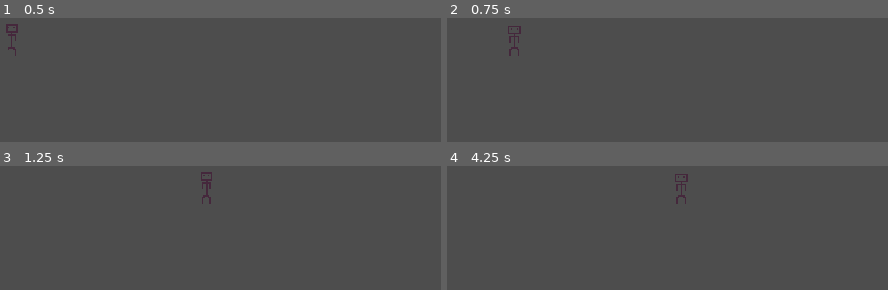
Above: before the commit, frames 1-4 (two rows, left to right).
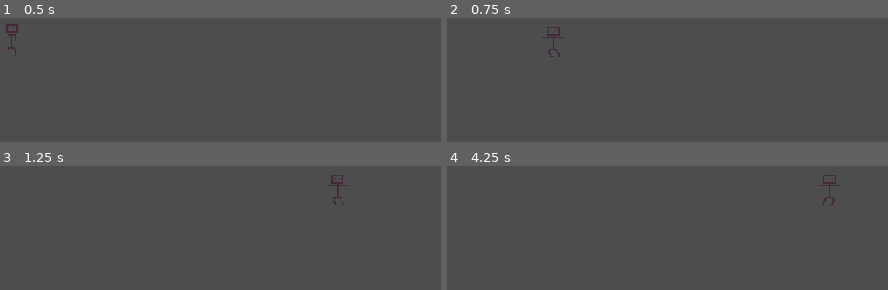
Above: after the commit, the same moments.

Repository: ShlimerAFK/GameJam
Game: Godot game, scene res://scenes/scene_1.tscn
Same seed, same stepped clock (60 frames per second), same inputs: the game is played once before the commit and once after it.
Inputs:
- Up to frame 1 (0.5 s): no input
- Up to frame 2 (0.75 s): tap Enter at 0.5 s; hold D (right) from 0.53 s (still down); hold Shift (run, bound only after the commit) from 0.53 s (still down)
- Up to frame 3 (1.25 s): keep holding D (right); keep holding Shift (run, bound only after the commit)
- Up to frame 4 (4.25 s): tap Space at 1.25, 2.75 s; release D (right) at 1.28 s; release Shift (run, bound only after the commit) at 1.28 s; hold S (down) 1.28-2.03 s; tap Shift (run, bound only after the commit) at 1.35, 2.85 s; tap Enter at 2, 3.5 s; hold D (right) 2.03-2.78 s; hold Shift (run, bound only after the commit) 2.03-2.78 s; hold W (up) 2.78-3.53 s; hold A (left) from 3.53 s (still down); hold Shift (run, bound only after the commit) from 3.53 s (still down)

Frame 1 is identical in both runs. In frame 2, 0.5% of the frame differs, in the area x 13-27%, y 6-32%; in frame 3, 0.5%, in the area x 45-79%, y 4-32%; in frame 4, 0.5%.

Commit message:
Updated player movement

Diff:
--- a/project.godot
+++ b/project.godot
@@ -48,7 +48,13 @@
 }
 interact={
 "deadzone": 0.2,
-"events": []
+"events": [Object(InputEventKey,"resource_local_to_scene":false,"resource_name":"","device":16,"window_id":0,"alt_pressed":false,"shift_pressed":false,"ctrl_pressed":false,"meta_pressed":false,"pressed":false,"keycode":0,"physical_keycode":69,"key_label":0,"unicode":0,"location":0,"echo":false,"script":null)
+]
+}
+run={
+"deadzone": 0.2,
+"events": [Object(InputEventKey,"resource_local_to_scene":false,"resource_name":"","device":16,"window_id":0,"alt_pressed":false,"shift_pressed":false,"ctrl_pressed":false,"meta_pressed":false,"pressed":false,"keycode":0,"physical_keycode":4194325,"key_label":0,"unicode":0,"location":0,"echo":false,"script":null)
+]
 }
 
 [physics]
--- a/scripts/idleState.gd
+++ b/scripts/idleState.gd
@@ -1,4 +1,6 @@
 extends State
+
+class_name IdleState
 
 func enter():
 	print("entered idle state")
@@ -11,7 +13,8 @@
 	pass
 
 func physics_update(delta: float):
-	pass
+
+	player.move_and_slide()
 
 func handle_input(event: InputEvent):
 	if event.is_action_pressed("up") or event.is_action_pressed("down") or event.is_action_pressed("left") or event.is_action_pressed("right"):
--- a/scripts/runState.gd
+++ b/scripts/runState.gd
@@ -1 +1,39 @@
 extends State
+
+class_name RunState
+
+const SPEED = 40000
+
+@onready var idle_timer = $"../../IdleTimer"
+
+func enter():
+	print("entered run state")
+	animation.play("run")
+
+func exit():
+	pass
+
+func update(delta: float):
+	pass
+
+func physics_update(delta: float):
+	var direction := Input.get_vector("left", "right", "up", "down")
+
+	if player.velocity.x > 0:
+		animation.flip_h = true
+	elif player.velocity.x < 0:
+		animation.flip_h = false
+
+	player.velocity = direction * SPEED * delta
+
+	player.move_and_slide()
+
+	if not player.velocity == Vector2(0,0)	:
+		idle_timer.start(0.2)
+
+func handle_input(event: InputEvent):
+	pass
+
+func _on_idle_timer_timeout() -> void:
+
+	state_machine.change_state("IdleState")
--- a/scripts/walkState.gd
+++ b/scripts/walkState.gd
@@ -2,10 +2,13 @@
 
 class_name WalkState
 
-const SPEED = 400
+var speed = 20000
+
+@onready var idle_timer = $"../../IdleTimer"
 
 func enter():
 	print("entered walk state")
+	animation.play("walk")
 
 func exit():
 	pass
@@ -14,12 +17,31 @@
 	pass
 
 func physics_update(delta: float):
+
 	var direction := Input.get_vector("left", "right", "up", "down")
 
-	player.velocity = direction * SPEED
+	if player.velocity.x > 0:
+		animation.flip_h = true
+	elif player.velocity.x < 0:
+		animation.flip_h = false
+
+	player.velocity = direction * speed * delta
 
 	player.move_and_slide()
 
+	if not player.velocity == Vector2(0,0)	:
+		idle_timer.start(0.2)
 
 func handle_input(event: InputEvent):
-	pass
+	if event.is_action_pressed("run"):
+		speed = 40000
+		animation.play("run")
+
+
+	if event.is_action_released("run"):
+		speed = 20000
+		animation.play("walk")
+
+func _on_idle_timer_timeout() -> void:
+
+	state_machine.change_state("IdleState")
--- a/thingies/player.tscn
+++ b/thingies/player.tscn
@@ -2,6 +2,7 @@
 
 [ext_resource type="Script" uid="uid://c5hjtq0mhk4ue" path="res://scripts/stateMachine.gd" id="1_86rj8"]
 [ext_resource type="Texture2D" uid="uid://fwbspwftxnfy" path="res://sprites/player/idle_temp.png" id="1_ybvl4"]
+[ext_resource type="Texture2D" uid="uid://bekyce7ce45i0" path="res://sprites/player/walk_temp.png" id="2_1makr"]
 [ext_resource type="Script" uid="uid://cuij2t2vyqnla" path="res://scripts/idleState.gd" id="2_jeytj"]
 [ext_resource type="Script" uid="uid://dnbl05w8p0q1" path="res://scripts/runState.gd" id="3_ltg3l"]
 [ext_resource type="Script" uid="uid://cxptm6csl73o2" path="res://scripts/walkState.gd" id="4_ybvl4"]
@@ -13,6 +14,38 @@
 [sub_resource type="AtlasTexture" id="AtlasTexture_1makr"]
 atlas = ExtResource("1_ybvl4")
 region = Rect2(16, 6, 16, 24)
+
+[sub_resource type="AtlasTexture" id="AtlasTexture_76jg7"]
+atlas = ExtResource("2_1makr")
+region = Rect2(0, 0, 16, 32)
+
+[sub_resource type="AtlasTexture" id="AtlasTexture_5t78w"]
+atlas = ExtResource("2_1makr")
+region = Rect2(16, 0, 16, 32)
+
+[sub_resource type="AtlasTexture" id="AtlasTexture_lp3ep"]
+atlas = ExtResource("2_1makr")
+region = Rect2(32, 0, 16, 32)
+
+[sub_resource type="AtlasTexture" id="AtlasTexture_bm45k"]
+atlas = ExtResource("2_1makr")
+region = Rect2(48, 0, 16, 32)
+
+[sub_resource type="AtlasTexture" id="AtlasTexture_vp63t"]
+atlas = ExtResource("2_1makr")
+region = Rect2(0, 0, 16, 32)
+
+[sub_resource type="AtlasTexture" id="AtlasTexture_ucihn"]
+atlas = ExtResource("2_1makr")
+region = Rect2(16, 0, 16, 32)
+
+[sub_resource type="AtlasTexture" id="AtlasTexture_drqk7"]
+atlas = ExtResource("2_1makr")
+region = Rect2(32, 0, 16, 32)
+
+[sub_resource type="AtlasTexture" id="AtlasTexture_8w6he"]
+atlas = ExtResource("2_1makr")
+region = Rect2(48, 0, 16, 32)
 
 [sub_resource type="SpriteFrames" id="SpriteFrames_ltg3l"]
 animations = [{
@@ -26,11 +59,45 @@
 "loop": 1,
 "name": &"idle",
 "speed": 5.0
+}, {
+"frames": [{
+"duration": 1.0,
+"texture": SubResource("AtlasTexture_76jg7")
+}, {
+"duration": 1.0,
+"texture": SubResource("AtlasTexture_5t78w")
+}, {
+"duration": 1.0,
+"texture": SubResource("AtlasTexture_lp3ep")
+}, {
+"duration": 1.0,
+"texture": SubResource("AtlasTexture_bm45k")
+}],
+"loop": 1,
+"name": &"run",
+"speed": 100.0
+}, {
+"frames": [{
+"duration": 1.0,
+"texture": SubResource("AtlasTexture_vp63t")
+}, {
+"duration": 1.0,
+"texture": SubResource("AtlasTexture_ucihn")
+}, {
+"duration": 1.0,
+"texture": SubResource("AtlasTexture_drqk7")
+}, {
+"duration": 1.0,
+"texture": SubResource("AtlasTexture_8w6he")
+}],
+"loop": 1,
+"name": &"walk",
+"speed": 5.0
 }]
 
 [sub_resource type="CapsuleShape2D" id="CapsuleShape2D_ta4h7"]
-radius = 6.0
-height = 27.0
+radius = 7.5
+height = 28.0
 
 [node name="CharacterBody2D" type="CharacterBody2D" unique_id=2090668697]
 scale = Vector2(2, 2)
@@ -38,10 +105,10 @@
 [node name="AnimatedSprite2D" type="AnimatedSprite2D" parent="." unique_id=1202618391]
 texture_filter = 1
 sprite_frames = SubResource("SpriteFrames_ltg3l")
-animation = &"idle"
+animation = &"run"
 
 [node name="CollisionShape2D" type="CollisionShape2D" parent="." unique_id=1461105064]
-position = Vector2(-0.5, 0)
+position = Vector2(-0.5, 2)
 shape = SubResource("CapsuleShape2D_ta4h7")
 
 [node name="StateMachine" type="Node" parent="." unique_id=1076053462 node_paths=PackedStringArray("initial_state")]
@@ -57,3 +124,8 @@
 
 [node name="WalkState" type="Node" parent="StateMachine" unique_id=1669208348]
 script = ExtResource("4_ybvl4")
+
+[node name="IdleTimer" type="Timer" parent="." unique_id=1074425924]
+one_shot = true
+
+[connection signal="timeout" from="IdleTimer" to="StateMachine/WalkState" method="_on_idle_timer_timeout"]
Not shown, added: sprites/player/walk_temp.png.import
Not shown, added: thingies/player.tscn19924353314.tmp
